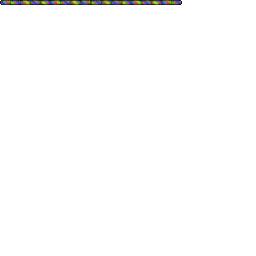
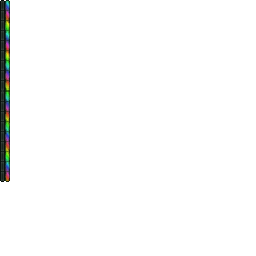
Before/after of a w=256, h=256 layered artwork. What changed in the layer stack:
painted on "Calque Copié #1" over [0, 0, 182, 182]
painted on "Arrière-plan" over [0, 0, 182, 182]
